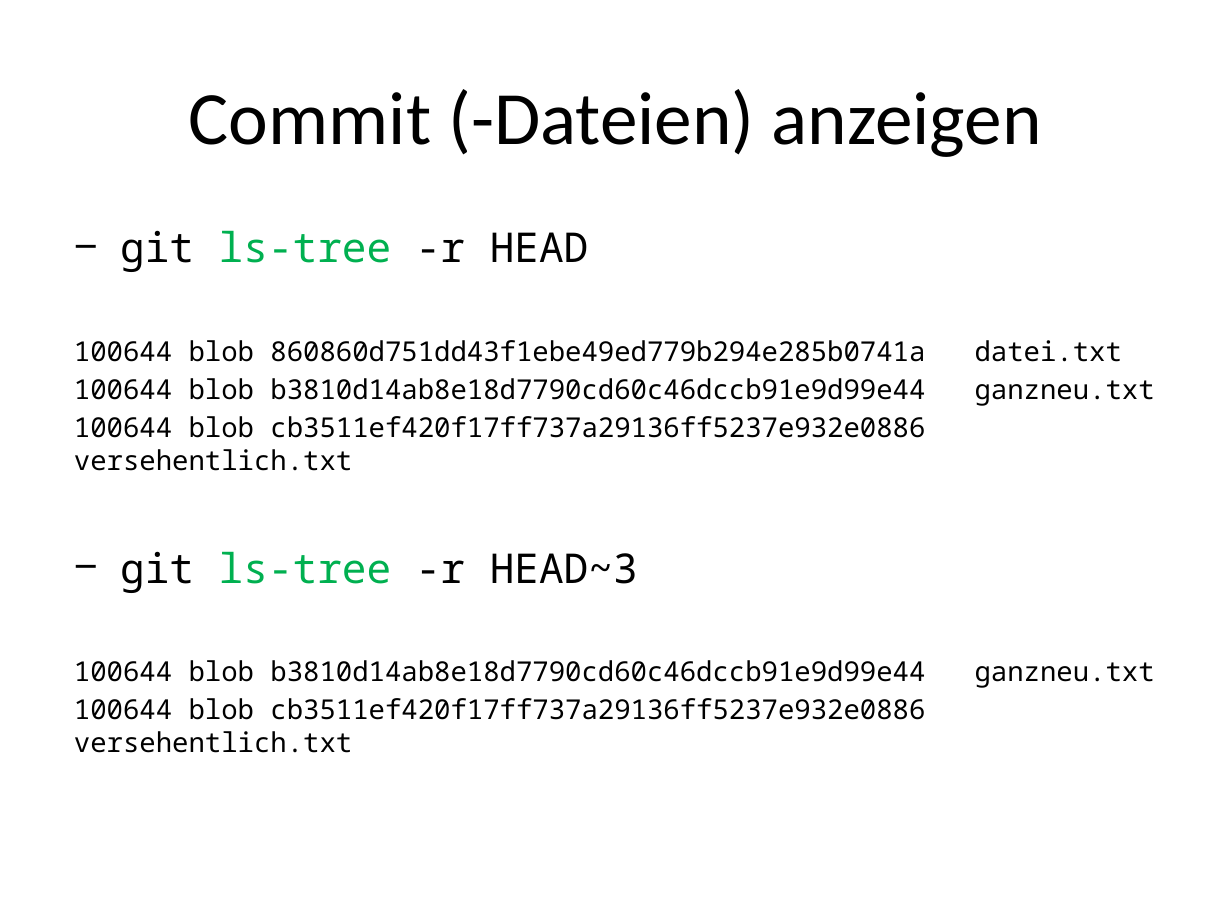
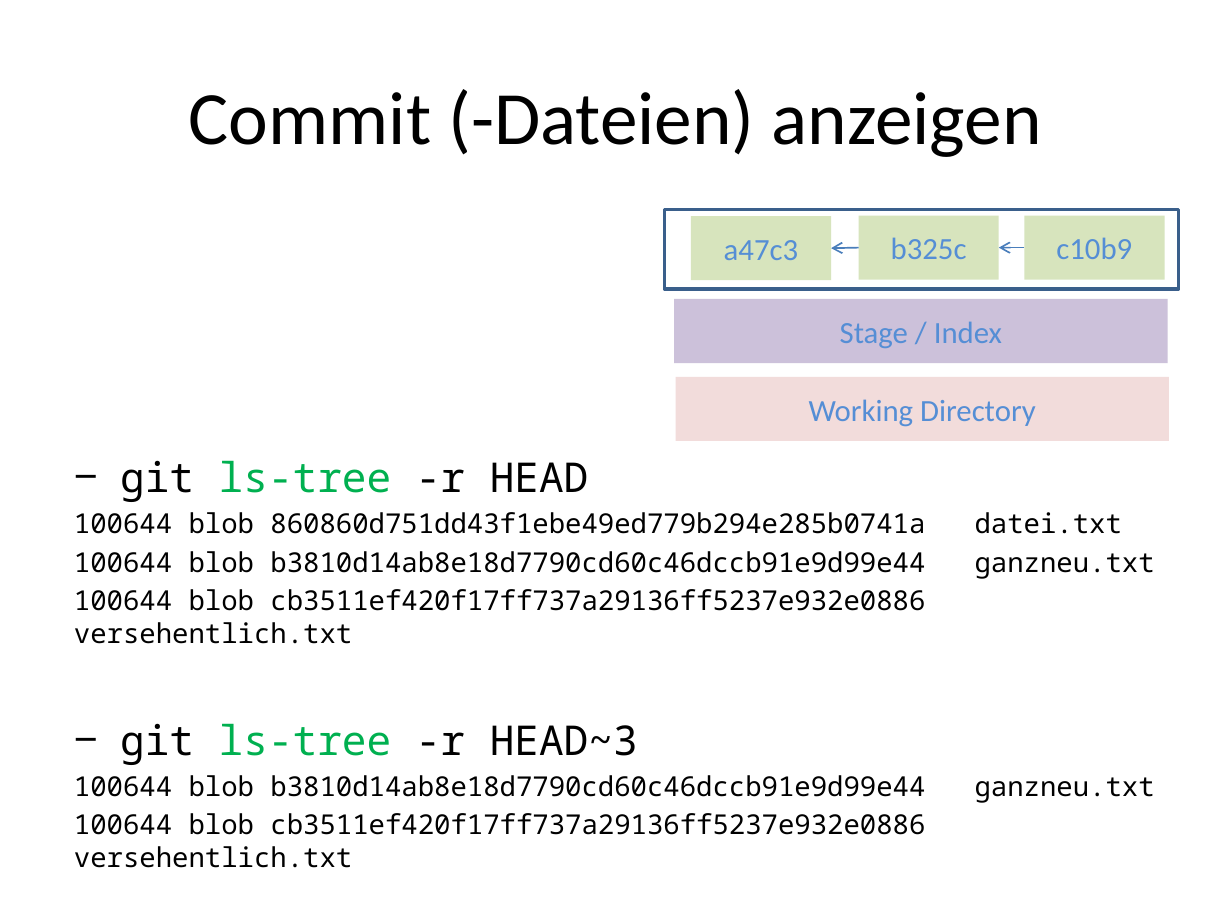
Before and after one commit to kotlincook/gitplayground, a slide deck: slide 4 of GIT.pptx. Drawn at 1232x924 pixels with LibreOffice and Linux fonts; fonts in the diff are those of the drawing. Boxes give left, top, right and bottom in pixels: in the first picture for what was removed or moved away, otherwise in the second. Text is boxed around its words. In the diff, an @@ line names an element or a change of style, - is before the commit and + after.

```diff
--- a/GIT.pptx
+++ b/GIT.pptx
@@ rectangle added at box(664, 209, 1178, 288), outline #3A5F8C 2 pt @@
@@ text "git ls-tree -r HEAD" rewrapped from box(74, 230, 1155, 753) to box(74, 460, 925, 868) @@
@@ group added at box(674, 216, 1169, 441): 5 rectangles @@
+Working Directory
+Stage / Index
+a47c3
+b325c
+c10b9
@@ arrow added from (859, 248) to (832, 248), #4B7EBC 1 pt @@
@@ arrow added from (1024, 248) to (999, 248), #4B7EBC 1 pt @@
```
Also in this commit, not shown: 4 other slides changed, 7 slides added.
